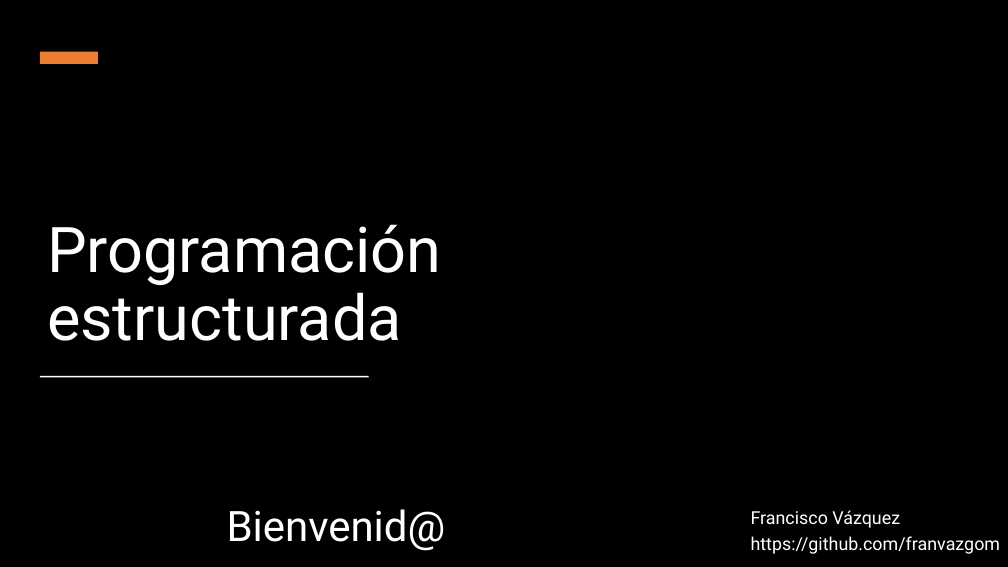
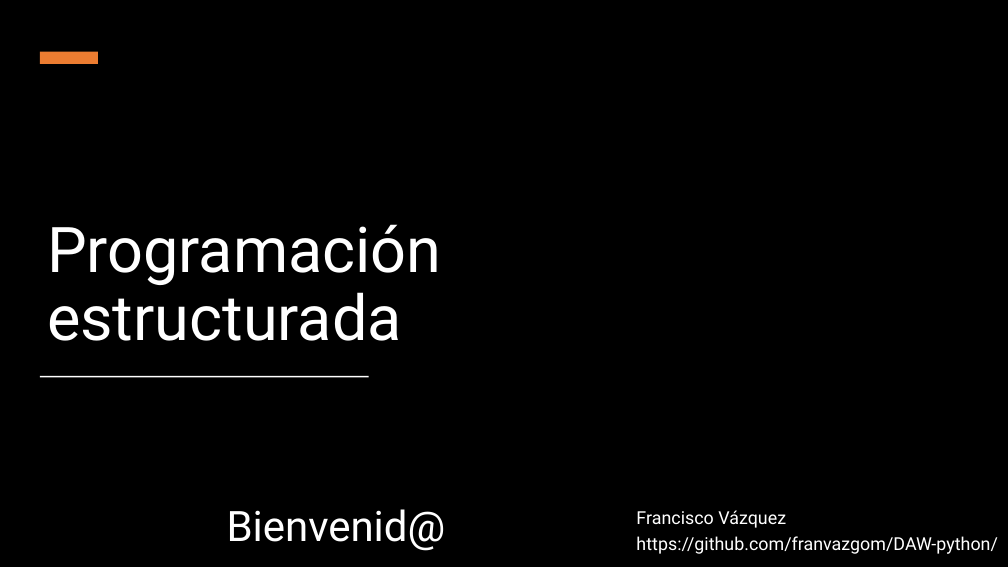
Before and after one commit to franvazgom/DAW-python, a slide deck: slide 1 of Docs/01_Presentation.pptx. Drawn at 1008x567 pixels with LibreOffice and Linux fonts; fonts in the diff are those of the drawing. Boxes give left, top, right and bottom in pixels: in the first picture for what was removed or moved away, otherwise in the second. Text is boxed around its words. In the diff, an @@ line names an element or a change of style, - is before the commit and + after.

Commit message:
Presentation updated

```diff
--- a/Docs/01_Presentation.pptx
+++ b/Docs/01_Presentation.pptx
@@ subtitle "Francisco Vázquez": place and size @@
-subtitle "Francisco Vázquez" at [751, 510, 1001, 554]
+subtitle "Francisco Vázquez" at [636, 510, 997, 554]
@@ subtitle at [636, 536, 997, 554]: text changed @@
-https://github.com/franvazgom
+https://github.com/franvazgom/DAW-python/
```
